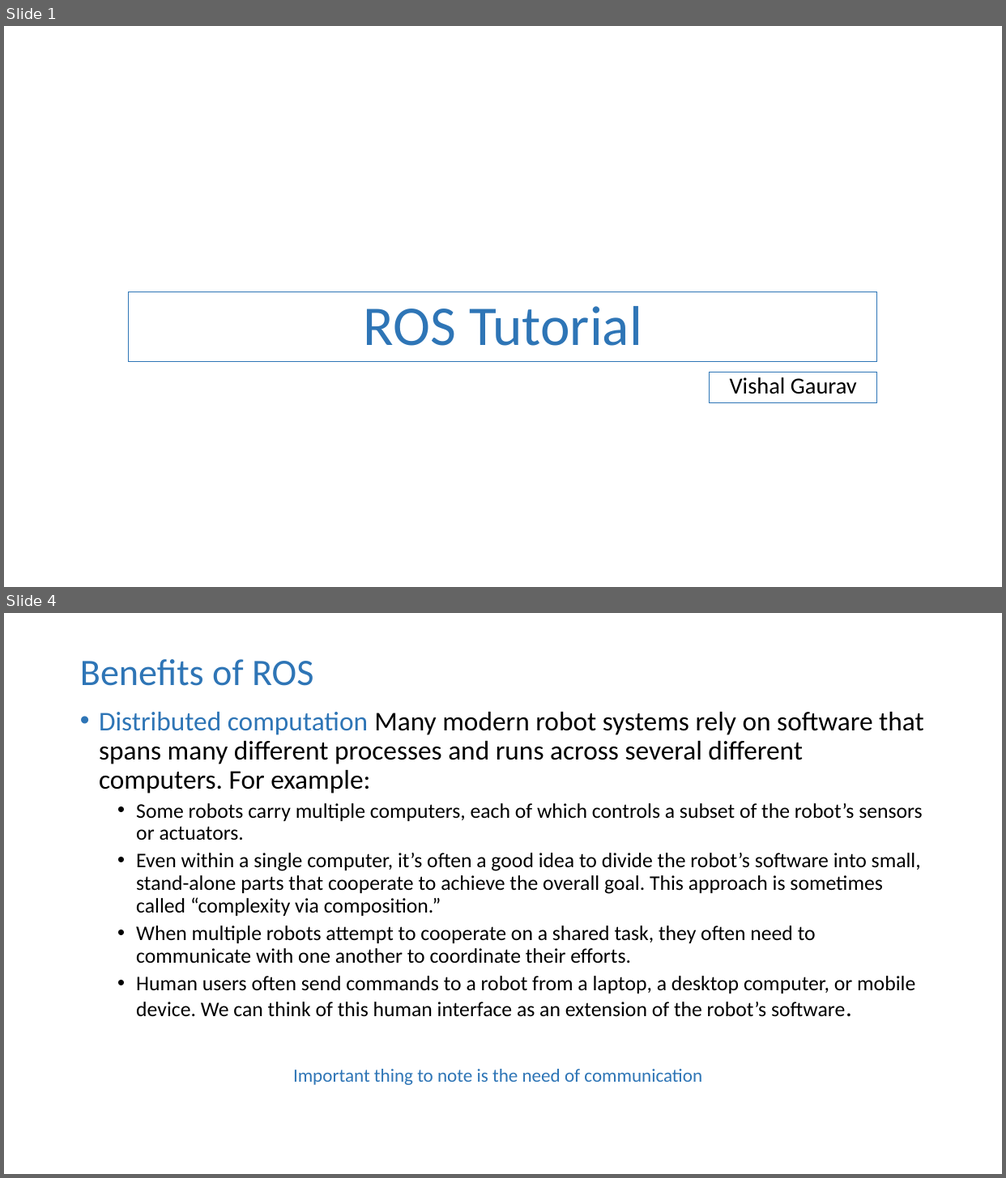
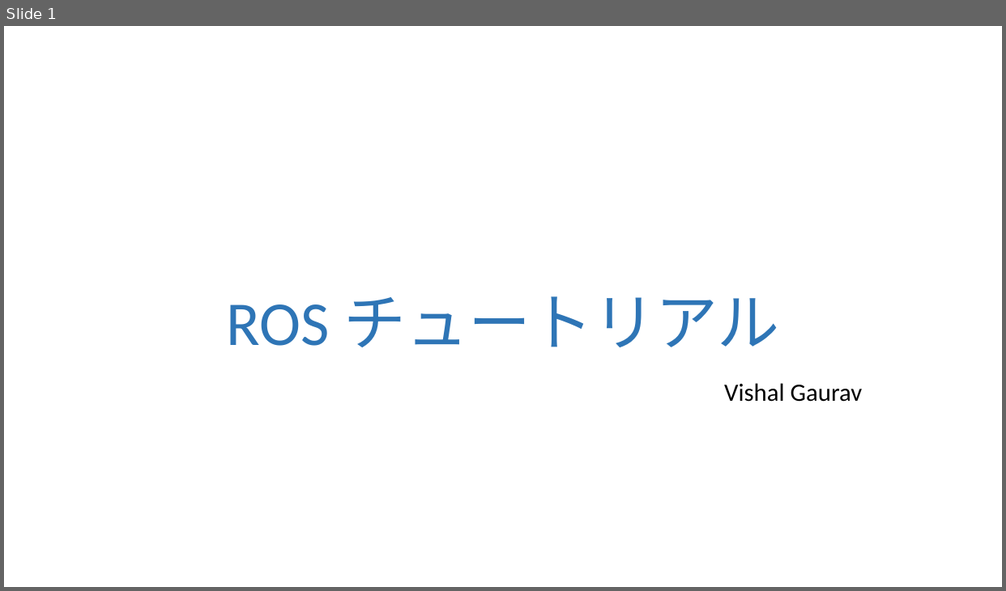
Before and after one commit to vishal-kit/ROS_Lec_1, a slide deck: ROS lec 1_jp.pptx. Shown one above the other, each under a label of ours: slides 1 and 4 before the commit, slide 1 after it; the slides between them are not shown. The pictures are 1006x1178 and 1006x591 pixels, drawn with LibreOffice and Linux fonts; fonts in the diff are those of the drawing. Boxes give left, top, right and bottom in pixels: in the first picture for what was removed or moved away, otherwise in the second. Text is boxed around its words. In the diff, an @@ line names an element or a change of style, - is before the commit and + after.

```diff
--- a/ROS lec 1_jp.pptx
+++ b/ROS lec 1_jp.pptx
@@ slide 4 removed at box(4, 613, 1002, 1174), background #FFFFFF @@
@@ title removed at box(80, 659, 313, 686) @@
-Benefits of ROS
@@ text removed at box(99, 712, 924, 1017) @@
-• Distributed computation Many modern robot systems rely on software that spans many different processes and runs across several different computers. For example:
-  • Some robots carry multiple computers, each of which controls a subset of the robot’s sensors or actuators.
-  • Even within a single computer, it’s often a good idea to divide the robot’s software into small, stand-alone parts that cooperate to achieve the overall goal. This approach is sometimes called “complexity via composition.”
-  • When multiple robots attempt to cooperate on a shared task, they often need to communicate with one another to coordinate their efforts.
-  • Human users often send commands to a robot from a laptop, a desktop computer, or mobile device. We can think of this human interface as an extension of the robot’s software.
@@ text removed at box(293, 1069, 702, 1085) @@
-Important thing to note is the need of communication
@@ slide 1 changed as well @@
@@ text "ROS チュートリアル": place and size @@
-text "ROS チュートリアル" at box(129, 292, 878, 362)
+text "ROS チュートリアル" at box(226, 297, 779, 348)
@@ text "ROS チュートリアル" at box(226, 297, 779, 348): outline #2E75B6 0.75 pt to none @@
@@ text at box(226, 297, 779, 348): text changed; size 54 to 60 pt @@
-ROS Tutorial
+ROS チュートリアル
@@ text "Vishal Gaurav": place and size @@
-text "Vishal Gaurav" at box(710, 373, 878, 403)
+text "Vishal Gaurav" at box(724, 383, 863, 402)
@@ text "Vishal Gaurav" at box(724, 383, 863, 402): size 22.2 to 24 pt; line spacing 0.8 to 1; less space between paragraphs; outline #2E75B6 0.75 pt to none @@
```
Also in this commit, not shown: 8 other slides changed, 8 slides added, 5 other slides removed.
